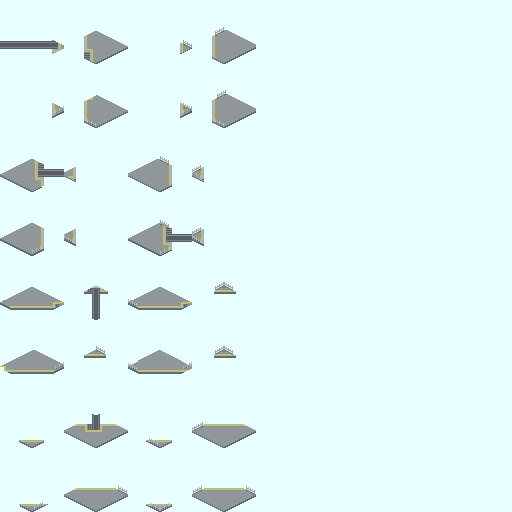
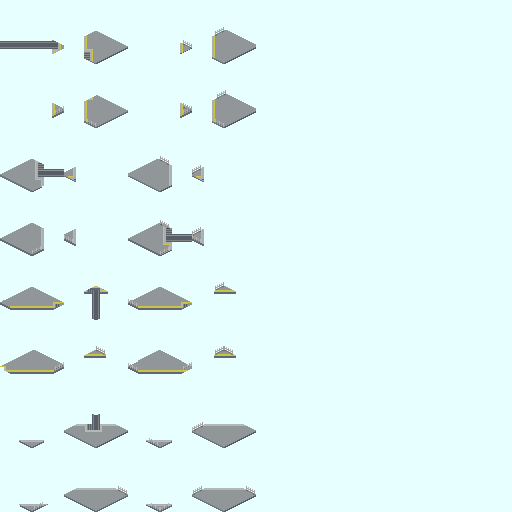
Two versions of the same layered image (512 × 512). Layer-by-layer changes:
painted on "FS_B" over <box>224,282,233,291</box>
painted on "FS_F" over <box>192,171,201,179</box>
